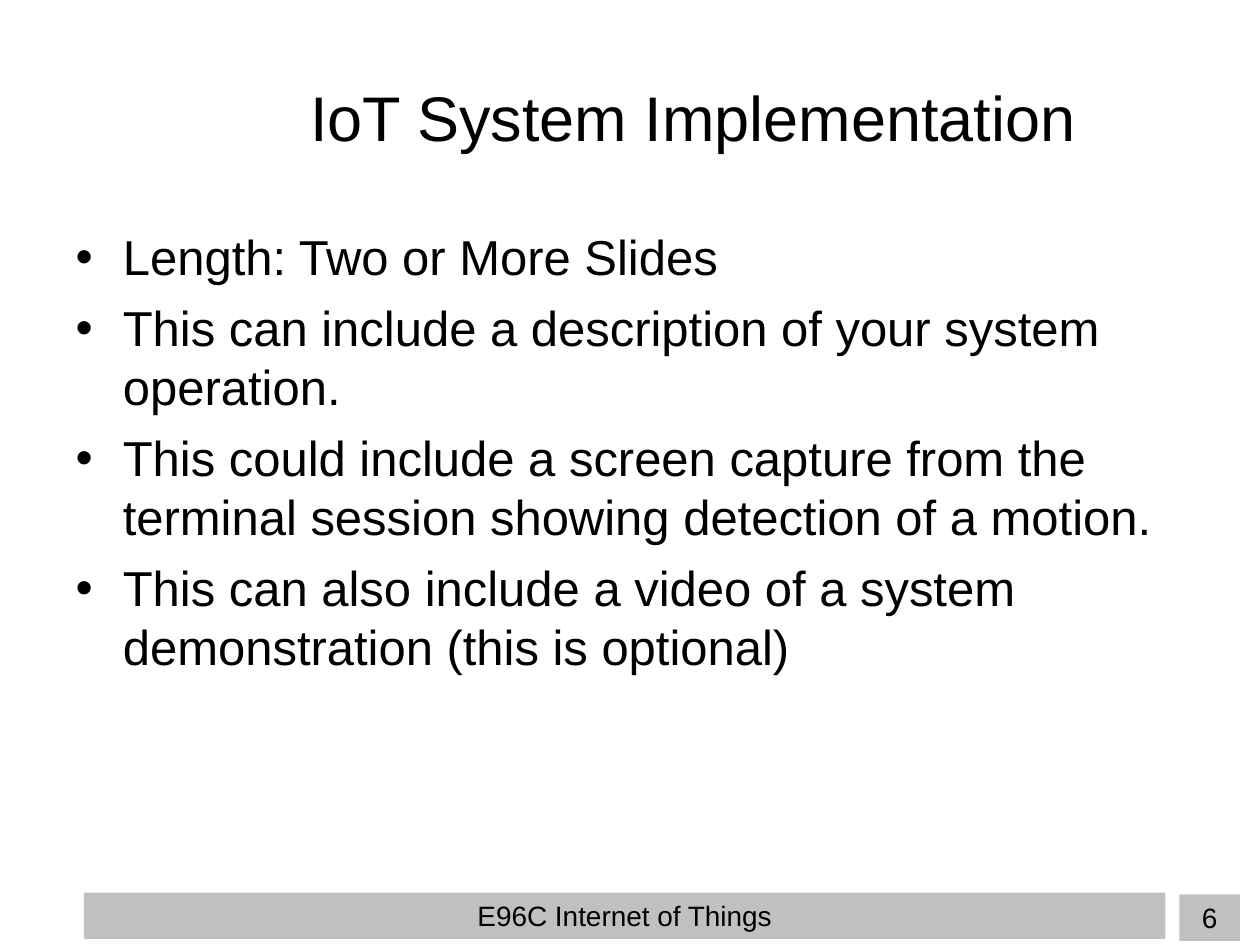
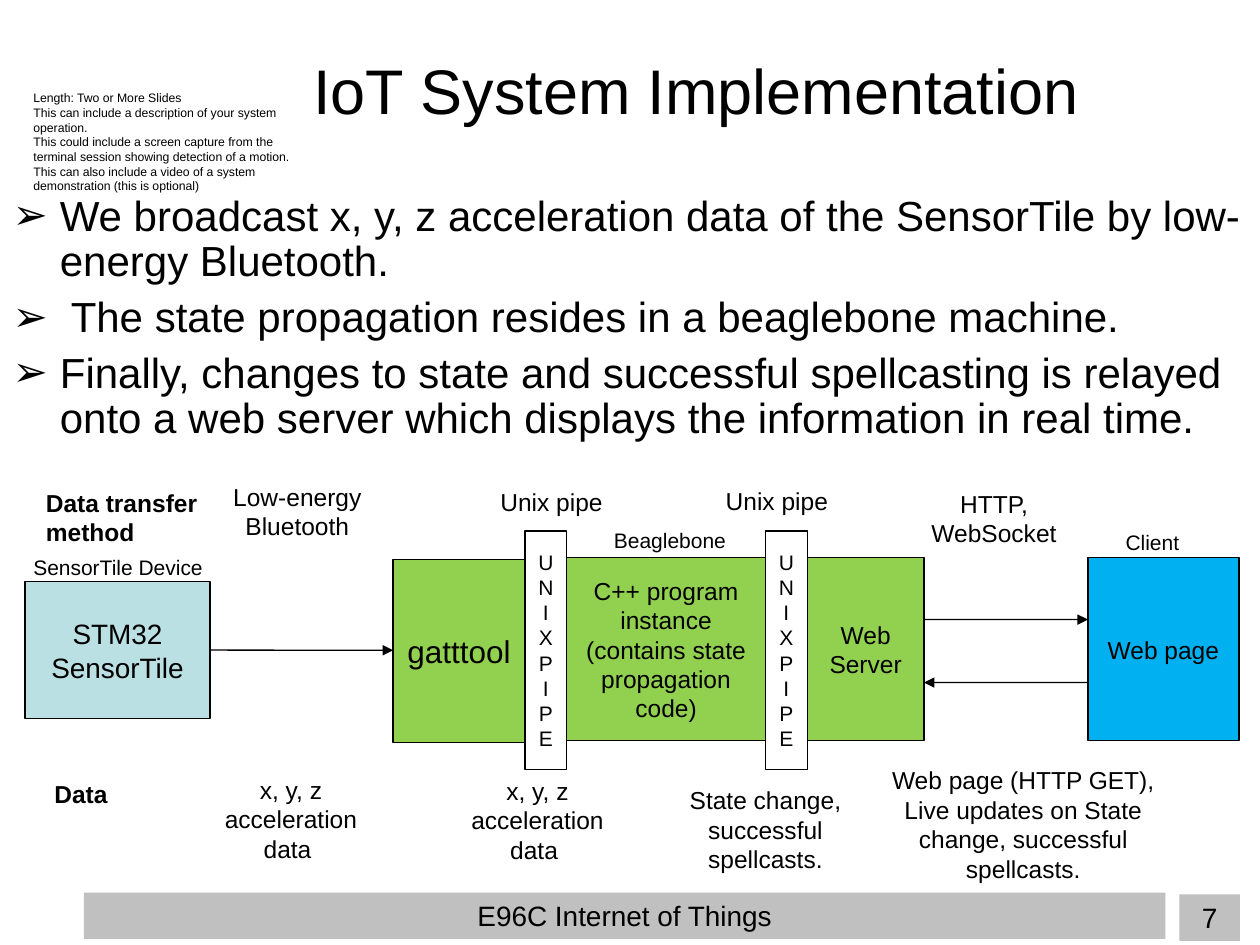
Before and after one commit to TheFearlessMagicians/wizdgetWand, a slide deck: slide 7 of wilson_hanif_varun_E96_presentation.ppt (slide 6 before the commit). Drawn at 1260x945 pixels with LibreOffice and Linux fonts; fonts in the diff are those of the drawing; background and template pictures are left out. Boxes give left, top, right and bottom in pixels: in the first picture for what was removed or moved away, otherwise in the second. Text is boxed around its words. In the diff, an @@ line names an element or a change of style, - is before the commit and + after.

```diff
--- a/wilson_hanif_varun_E96_presentation.ppt
+++ b/wilson_hanif_varun_E96_presentation.ppt
@@ title "IoT System Implementation": place and size @@
-title "IoT System Implementation" at (310,95,1075,153)
+title "IoT System Implementation" at (313,68,1078,125)
@@ text "Length: Two or More Slides": place and size @@
-text "Length: Two or More Slides" at (123,239,1151,675)
+text "Length: Two or More Slides" at (33,93,289,193)
@@ text "Length: Two or More Slides" at (33,93,289,193): size 28 to 7 pt; bullet • to none; less space between paragraphs @@
@@ text added at (60,200,1240,442), 24 pt, text #000000 @@
+➢ We broadcast x, y, z acceleration data of the SensorTile by low-energy Bluetooth.
+➢ The state propagation resides in a beaglebone machine.
+➢ Finally, changes to state and successful spellcasting is relayed onto a web server which displays the information in real time.
@@ text added at (46,494,197,542), 14 pt, text #000000, bold @@
+Data transfer method
@@ text added at (233,489,361,536), 14 pt, text #000000 @@
+Low-energy Bluetooth
@@ text added at (500,493,602,516), 14 pt, text #000000 @@
+Unix pipe
@@ text added at (726,492,828,515), 14 pt, text #000000 @@
+Unix pipe
@@ text added at (931,496,1056,543), 14 pt, text #000000 @@
+HTTP, WebSocket
@@ rectangle added at (525,530,567,769), fill #FFFFFF, outline #000000 0.74 pt, 12 pt, text #000000 @@
+UNIX PIPE
@@ text added at (614,532,726,553), 12 pt, text #000000 @@
+Beaglebone
@@ rectangle added at (765,530,806,769), fill #FFFFFF, outline #000000 0.74 pt, 12 pt, text #000000 @@
+UNIX PIPE
@@ text added at (1126,534,1180,551), 12 pt, text #000000 @@
+Client
@@ text added at (33,559,203,576), 12 pt, text #000000 @@
+SensorTile Device
@@ rectangle added at (393,559,525,742), fill #92D050, outline #000000 0.74 pt, 18 pt, text #000000 @@
+gatttool
@@ rectangle added at (563,558,767,741), fill #92D050, outline #000000 0.74 pt, 14 pt, text #000000 @@
+C++ program instance (contains state propagation code)
@@ rectangle added at (808,558,925,741), fill #92D050, outline #000000 0.74 pt, 14 pt, text #000000 @@
+Web Server
@@ rectangle added at (1087,558,1239,741), fill #00B0F0, outline #000000 0.74 pt, 14 pt, text #000000 @@
+Web page
@@ rectangle added at (25,582,210,718), fill #BBE0E3, outline #000000 0.74 pt, 16 pt, text #000000 @@
+STM32 SensorTile
@@ arrow added from (924, 620) to (1087, 620), #000000 0.74 pt @@
@@ arrow added from (210, 650) to (393, 650), #000000 0.74 pt @@
@@ arrow added from (1087, 683) to (924, 683), #000000 0.74 pt @@
@@ text added at (892,771,1154,883), 14 pt, text #000000 @@
+Web page (HTTP GET), Live updates on State change, successful spellcasts.
@@ text added at (54,786,107,804), 14 pt, text #000000, bold @@
+Data
@@ text added at (225,786,357,859), 14 pt, text #000000 @@
+x, y, z acceleration data
@@ text added at (471,787,603,860), 14 pt, text #000000 @@
+x, y, z acceleration data
@@ text added at (690,791,841,873), 14 pt, text #000000 @@
+State change, successful spellcasts.
@@ page number at (1202,908,1218,928): text changed @@
-6
+7
```
Also in this commit, not shown: 6 other slides changed, 3 slides added.
